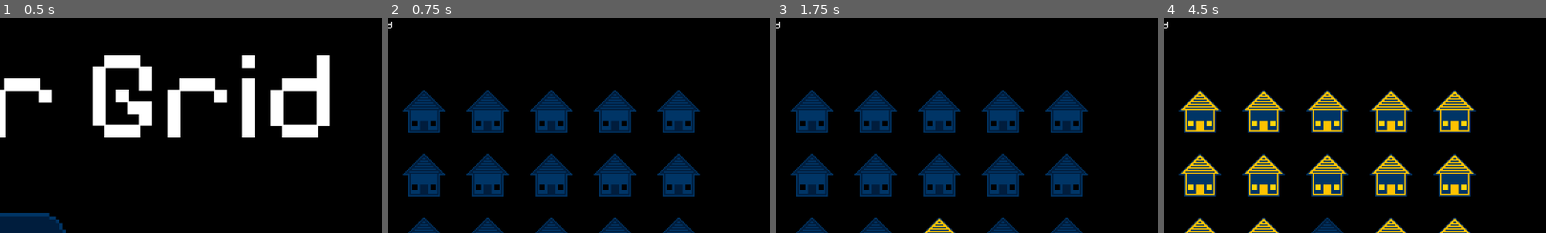
Above: before the commit, frames 1-4 (left to right).
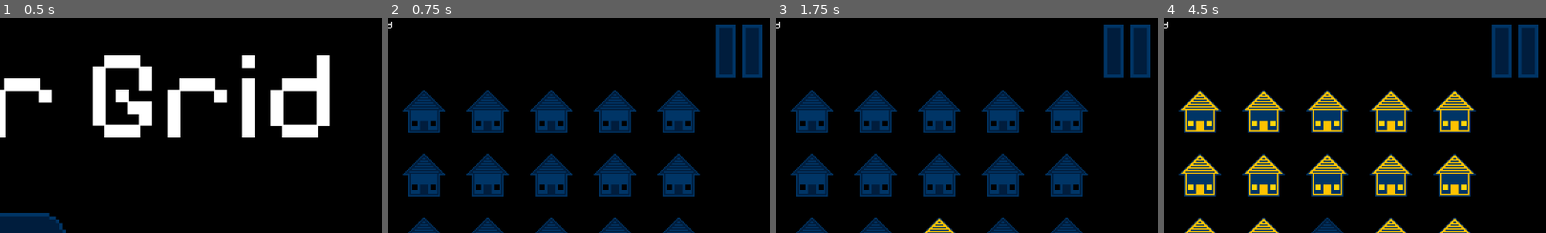
Above: after the commit, the same moments.

Repository: CWmain/BigModeGameJam2025
Game: Godot game, scene res://Levels/main_menu.tscn
Two runs of this game, one before a commit and one after it. Both use one fixed random seed, a clock stepped at 60 frames per second and the inputs below.
Inputs (mouse positions are % of the whole screen's width and height, from its top left):
- Up to frame 1 (0.5 s): no input
- Up to frame 2 (0.75 s): click "Start" at 0.5 s
- Up to frame 3 (1.75 s): move the mouse to (8, 19) at 1.27 s; press the mouse at (8, 19) at 1.28 s
- Up to frame 4 (4.5 s): move the mouse to (12, 73) at 2.02 s; release the mouse at (12, 73) at 2.03 s; tap Y (Fail_Button) at 2.1 s; click (12, 73) at 2.3 s; click "Retry" at 2.75 s; move the mouse to (21, 58) at 3.52 s; press the mouse at (21, 58) at 3.53 s; move the mouse to (19, 58) at 4.27 s; release the mouse at (19, 58) at 4.28 s; tap T (Test_Click) at 4.35 s
The pictures show only the part of the screen within x 50-100%, y 0-50%; the shares and areas given below are measured in that part.

Frame 1 is identical in both runs. In frame 2, 2.6% of the frame differs, in the area x 85-98%, y 3-28%; in frame 3, 2.6%; in frame 4, 2.6%.

Commit message:
Added a pause button, so the entire game can be played with a mouse

Diff:
--- a/Levels/main_scene.tscn
+++ b/Levels/main_scene.tscn
@@ -13,6 +13,7 @@
 [ext_resource type="PackedScene" uid="uid://64sh36xwdjgq" path="res://UI/GameOver/game_over_screen.tscn" id="11_pj7hf"]
 [ext_resource type="PackedScene" uid="uid://dm5gydgxbfesa" path="res://Objects/CoalStuff/coal_dispenser.tscn" id="11_uyeec"]
 [ext_resource type="AudioStream" uid="uid://cdkkurom38um8" path="res://sounds/backgroundMusic.mp3" id="13_6d7dr"]
+[ext_resource type="PackedScene" uid="uid://cr0fsa65v7ti7" path="res://Objects/PauseButton/pause_button.tscn" id="14_po2km"]
 
 [sub_resource type="WorldBoundaryShape2D" id="WorldBoundaryShape2D_ae6m6"]
 
@@ -116,3 +117,9 @@
 stream = ExtResource("13_6d7dr")
 autoplay = true
 bus = &"Music"
+
+[node name="PauseButton" parent="." instance=ExtResource("14_po2km")]
+position = Vector2(1101, 50)
+scale = Vector2(5, 5)
+
+[connection signal="pauseGame" from="PauseButton" to="Manager" method="_on_pause_button_pause_game"]
--- a/Objects/Managers/manager.gd
+++ b/Objects/Managers/manager.gd
@@ -137,3 +137,7 @@
 	file = FileAccess.open("user://save_game.txt", FileAccess.WRITE)
 	file.store_line(var_to_str(highScores))
 	file.close()
+
+
+func _on_pause_button_pause_game():
+	pause_screen.reveal()
--- /dev/null
+++ b/Objects/PauseButton/pause_button.gd
@@ -0,0 +1,24 @@
+extends Node2D
+
+var onButton: bool = false
+
+@onready var pause_button = $PauseButton
+@onready var pause_button_hover = $PauseButtonHover
+
+signal pauseGame
+
+func _process(delta):
+	if onButton and Input.is_action_just_pressed("Hold"):
+		print("Pause game")
+		pauseGame.emit()
+
+func _on_area_2d_mouse_entered():
+	pause_button.hide()
+	pause_button_hover.show()
+	onButton = true
+
+
+func _on_area_2d_mouse_exited():
+	pause_button.show()
+	pause_button_hover.hide()
+	onButton = false
--- /dev/null
+++ b/Objects/PauseButton/pause_button.tscn
@@ -0,0 +1,25 @@
+[gd_scene load_steps=5 format=3 uid="uid://cr0fsa65v7ti7"]
+
+[ext_resource type="Texture2D" uid="uid://tyyffk8n4tjk" path="res://Objects/PauseButton/PauseButton.png" id="1_ghn3f"]
+[ext_resource type="Script" path="res://Objects/PauseButton/pause_button.gd" id="1_ss4aa"]
+[ext_resource type="Texture2D" uid="uid://bm7y3owmk22u0" path="res://Objects/PauseButton/PauseButtonHover.png" id="3_ro2as"]
+
+[sub_resource type="RectangleShape2D" id="RectangleShape2D_j6pig"]
+
+[node name="PauseButton" type="Node2D"]
+script = ExtResource("1_ss4aa")
+
+[node name="PauseButton" type="Sprite2D" parent="."]
+texture = ExtResource("1_ghn3f")
+
+[node name="PauseButtonHover" type="Sprite2D" parent="."]
+visible = false
+texture = ExtResource("3_ro2as")
+
+[node name="Area2D" type="Area2D" parent="."]
+
+[node name="CollisionShape2D" type="CollisionShape2D" parent="Area2D"]
+shape = SubResource("RectangleShape2D_j6pig")
+
+[connection signal="mouse_entered" from="Area2D" to="." method="_on_area_2d_mouse_entered"]
+[connection signal="mouse_exited" from="Area2D" to="." method="_on_area_2d_mouse_exited"]
--- a/UI/GameOver/game_over_screen.tscn
+++ b/UI/GameOver/game_over_screen.tscn
@@ -17,10 +17,10 @@
 [node name="ColorRect" type="ColorRect" parent="."]
 custom_minimum_size = Vector2(1920, 1080)
 layout_mode = 0
-offset_left = -852.0
-offset_top = -208.0
-offset_right = 1068.0
-offset_bottom = 872.0
+offset_left = -328.0
+offset_top = -216.0
+offset_right = 1592.0
+offset_bottom = 864.0
 color = Color(0, 0, 0, 1)
 
 [node name="MenuItems" type="VBoxContainer" parent="."]
--- a/UI/PauseScreen/pause_screen.tscn
+++ b/UI/PauseScreen/pause_screen.tscn
@@ -18,10 +18,10 @@
 [node name="ColorRect" type="ColorRect" parent="."]
 custom_minimum_size = Vector2(1920, 1080)
 layout_mode = 0
-offset_left = -852.0
-offset_top = -208.0
-offset_right = 1068.0
-offset_bottom = 872.0
+offset_left = -270.0
+offset_top = -217.0
+offset_right = 1650.0
+offset_bottom = 863.0
 color = Color(0, 0, 0, 1)
 
 [node name="MenuItems" type="VBoxContainer" parent="."]
Not shown: 1 places in Levels/main_scene.tscn that only renumber resources
Binary file added: Objects/PauseButton/PauseButton.png
Not shown, added: Objects/PauseButton/PauseButton.png.import
Binary file added: Objects/PauseButton/PauseButtonHover.png
Not shown, added: Objects/PauseButton/PauseButtonHover.png.import
